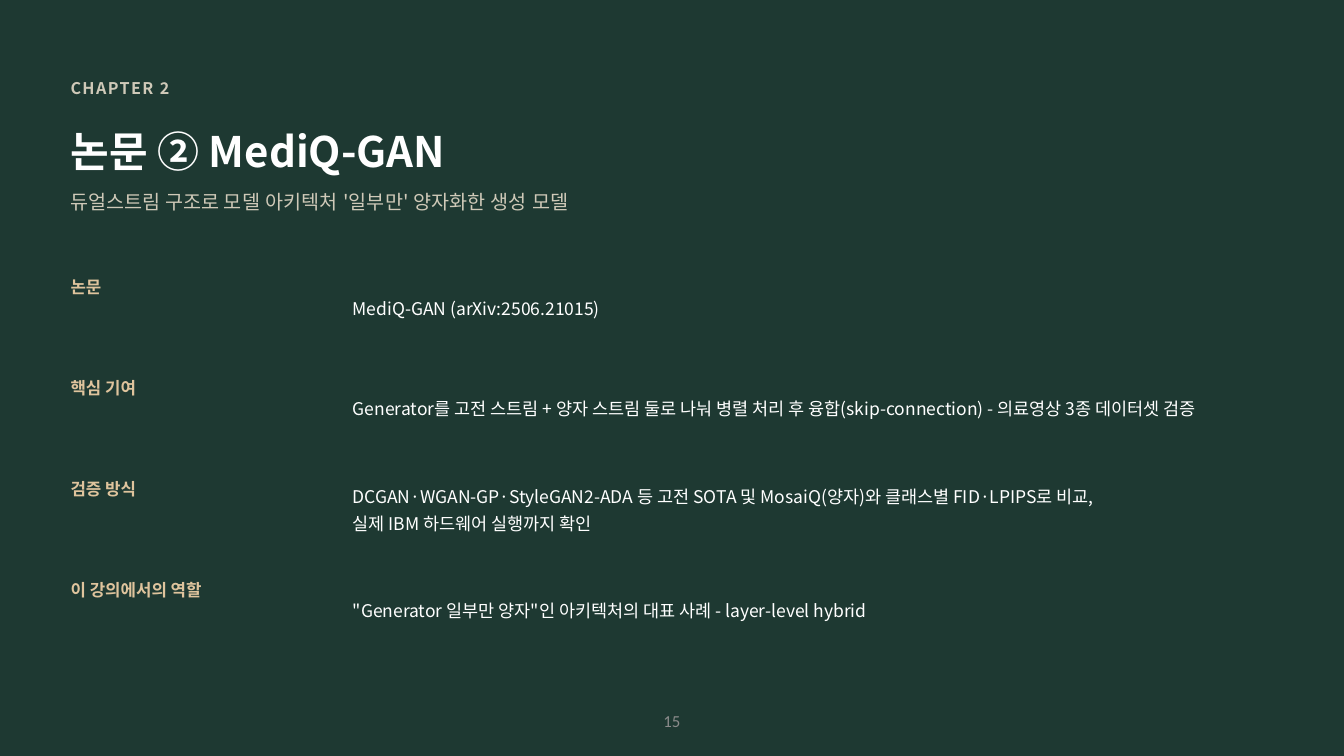
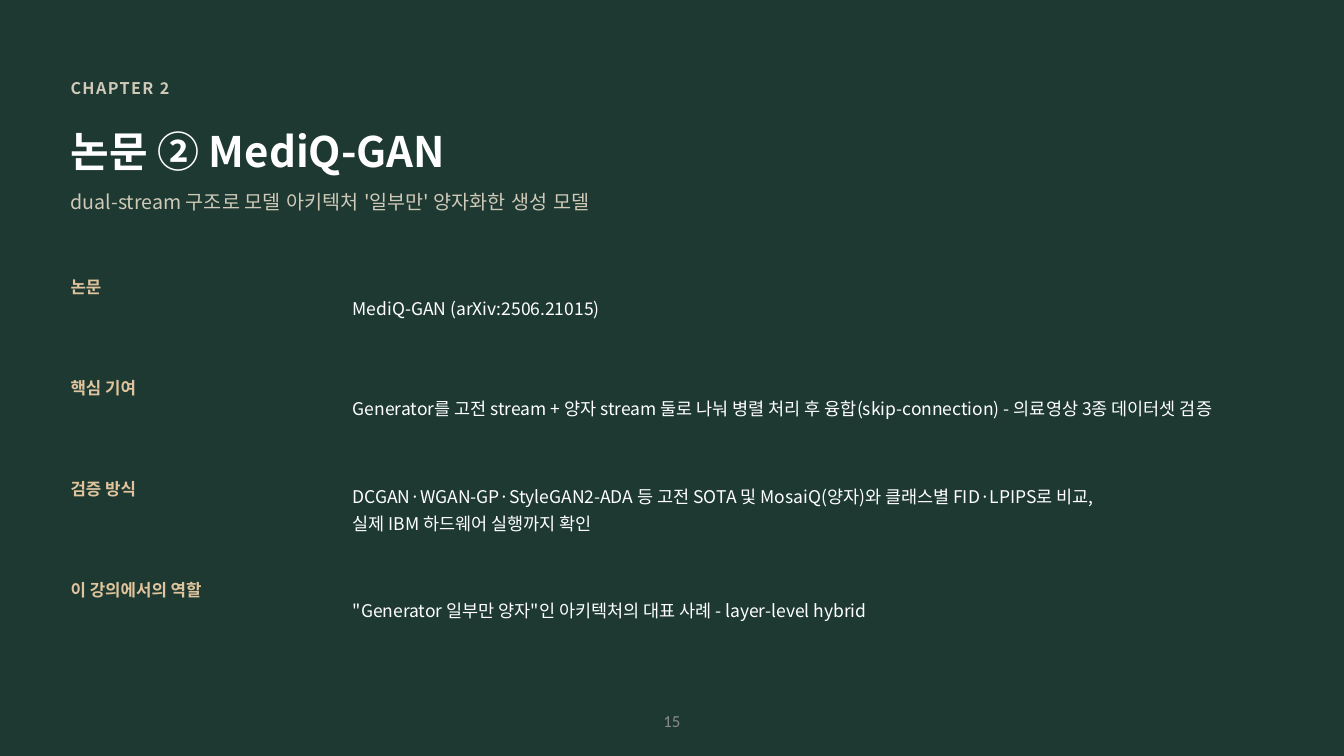
Before and after one commit to hyunhp/skin_disease_qml, a slide deck: slide 15 of practice/day1_slides/day1_theory_slides.pptx. Drawn at 1344x756 pixels with LibreOffice and Linux fonts; fonts in the diff are those of the drawing. Boxes give left, top, right and bottom in pixels: in the first picture for what was removed or moved away, otherwise in the second. Text is boxed around its words. In the diff, an @@ line names an element or a change of style, - is before the commit and + after.

```diff
--- a/practice/day1_slides/day1_theory_slides.pptx
+++ b/practice/day1_slides/day1_theory_slides.pptx
@@ text at <box>71,193,589,211</box>: text changed @@
-듀얼스트림 구조로 모델 아키텍처 '일부만' 양자화한 생성 모델
+dual-stream 구조로 모델 아키텍처 '일부만' 양자화한 생성 모델
@@ text at <box>353,400,1212,419</box>: text changed @@
-Generator를 고전 스트림 + 양자 스트림 둘로 나눠 병렬 처리 후 융합(skip-connection) - 의료영상 3종 데이터셋 검증
+Generator를 고전 stream + 양자 stream 둘로 나눠 병렬 처리 후 융합(skip-connection) - 의료영상 3종 데이터셋 검증
```
Also in this commit, not shown: 16 other slides changed, 14 other files.
